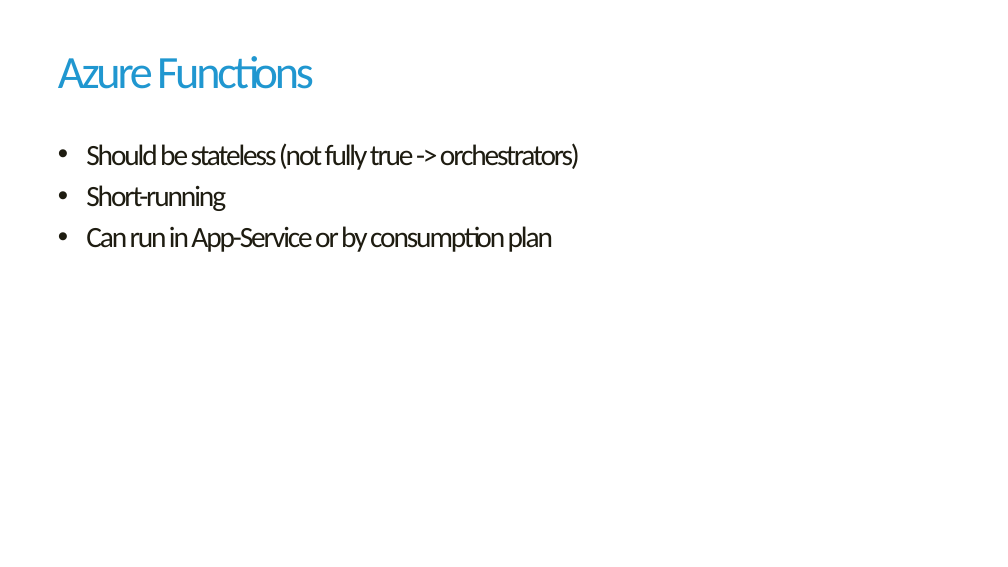
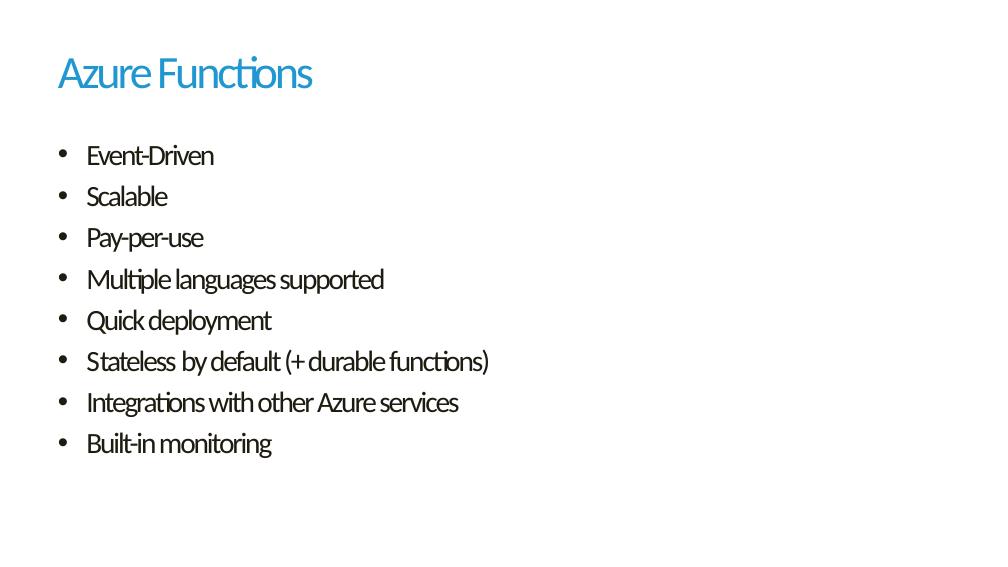
Before and after one commit to havit/CloudApplicationsDevelopment, a slide deck: slide 11 of Lab7-Serverless/Serverless-computing.pptx. Drawn at 1008x567 pixels with LibreOffice and Linux fonts; fonts in the diff are those of the drawing; background and template pictures are left out. Boxes give left, top, right and bottom in pixels: in the first picture for what was removed or moved away, otherwise in the second. Text is boxed around its words. In the diff, an @@ line names an element or a change of style, - is before the commit and + after.

```diff
--- a/Lab7-Serverless/Serverless-computing.pptx
+++ b/Lab7-Serverless/Serverless-computing.pptx
@@ text at <box>86,144,490,458</box>: text changed @@
-• Should be stateless (not fully true -> orchestrators)
-• Short-running
-• Can run in App-Service or by consumption plan
+• Event-Driven
+• Scalable
+• Pay-per-use
+• Multiple languages supported
+• Quick deployment
+• Stateless by default (+ durable functions)
+• Integrations with other Azure services
+• Built-in monitoring
```
Also in this commit, not shown: 8 other slides changed, 11 other files.
